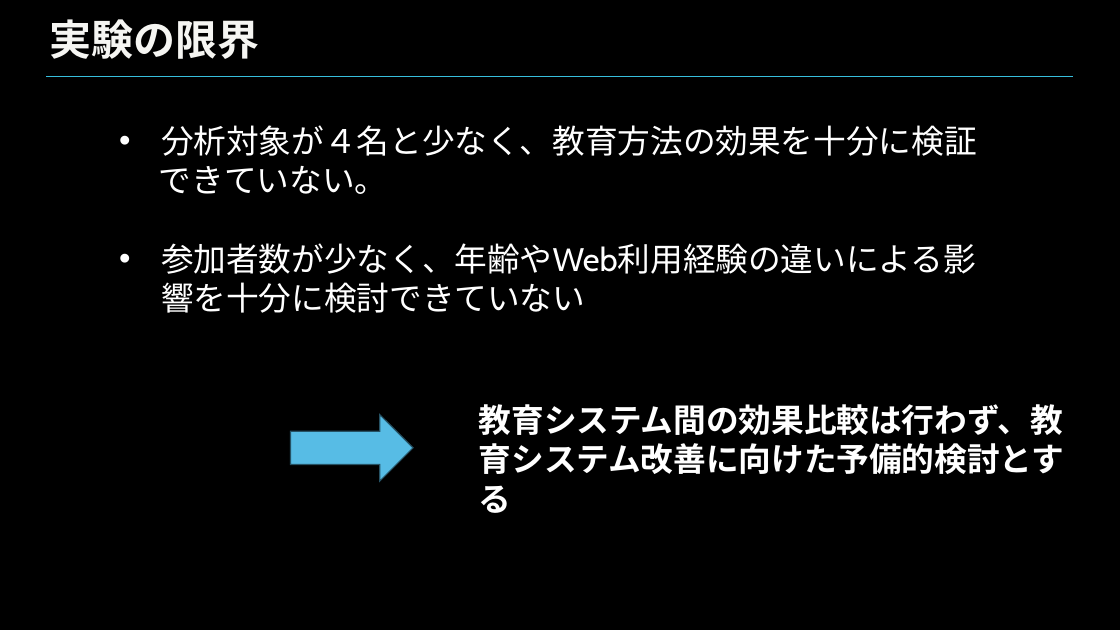
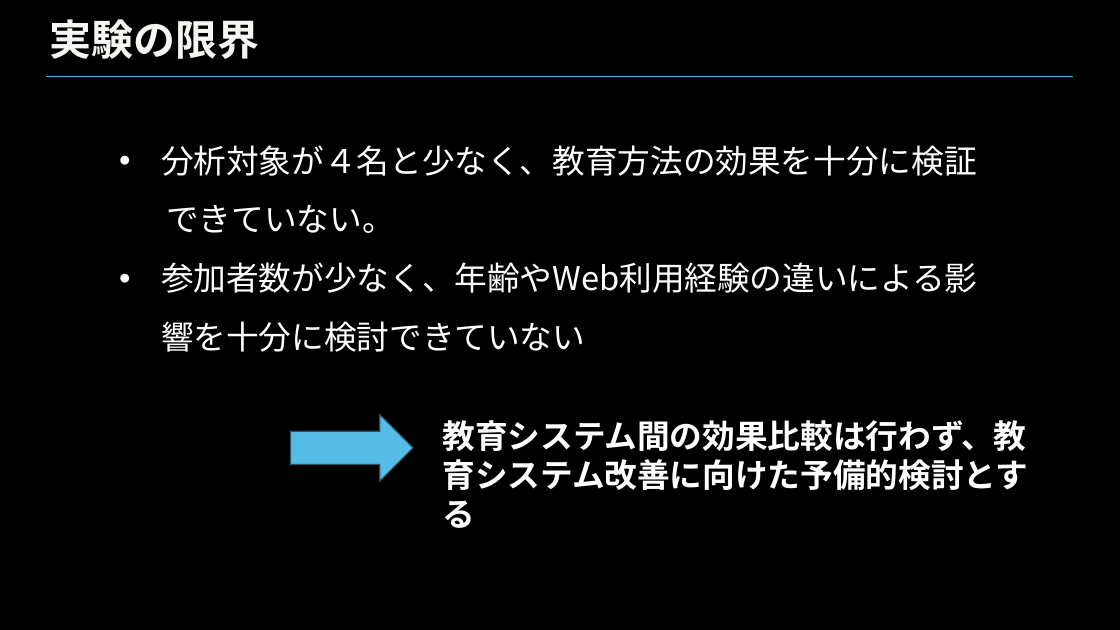
Before and after one commit to nishinekoma/graduate-school, a slide deck: slide 18 of 自身の研究/大学院での研究/学会/HCD/本番/1129HCD発表資料.pptx. Drawn at 1120x630 pixels with LibreOffice and Linux fonts; fonts in the diff are those of the drawing; background and template pictures are left out. Boxes give left, top, right and bottom in pixels: in the first picture for what was removed or moved away, otherwise in the second. Text is boxed around its words. In the diff, an @@ line names an element or a change of style, - is before the commit and + after.

```diff
--- a/自身の研究/大学院での研究/学会/HCD/本番/1129HCD発表資料.pptx
+++ b/自身の研究/大学院での研究/学会/HCD/本番/1129HCD発表資料.pptx
@@ text "分析対象が４名と少なく、教育方法の効果を十分に検証" at (x1=161, y1=145, x2=977, y2=293): font Cabin to Noto Sans CJK JP; line spacing 1 to 1.5 @@
@@ text "教育システム間の効果比較は行わず、教育システム改善に向けた予備的検討とする" moved from (x1=479, y1=404, x2=1064, y2=513) to (x1=443, y1=420, x2=1028, y2=490) @@
@@ text "教育システム間の効果比較は行わず、教育システム改善に向けた予備的検討とする" at (x1=443, y1=420, x2=1028, y2=490): font Cabin to Noto Sans CJK JP @@
```
Also in this commit, not shown: 14 other slides changed, 1 other file.
